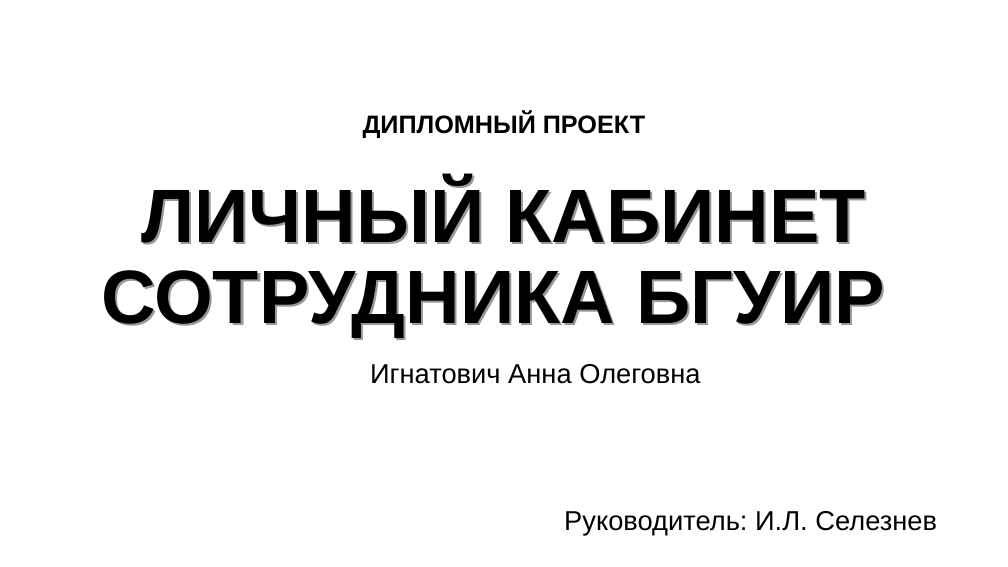
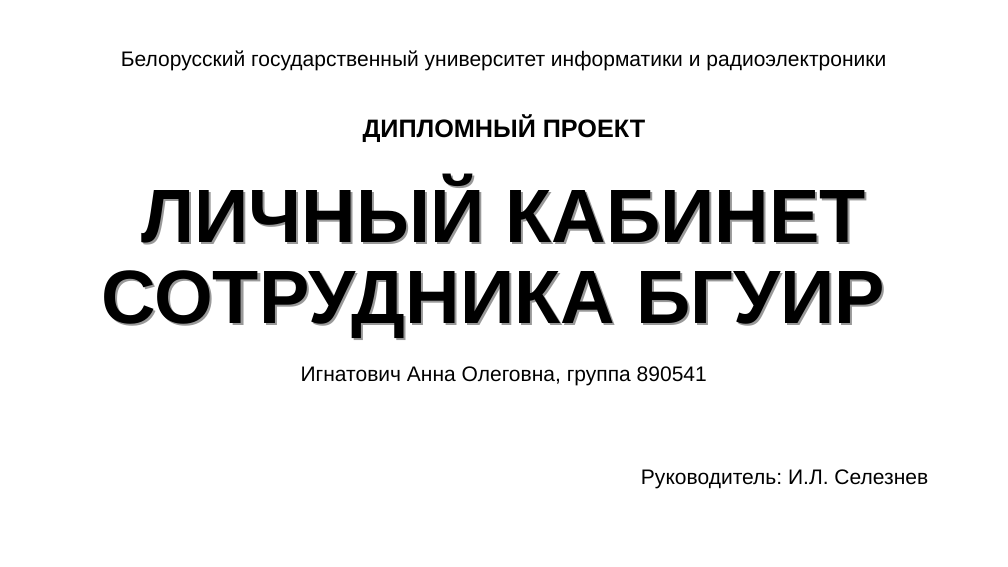
Before and after one commit to AusaSwart/Diploma_documentation, a slide deck: slide 1 of Disk/Презентация.pps. Drawn at 1008x567 pixels with LibreOffice and Linux fonts; fonts in the diff are those of the drawing. Boxes give left, top, right and bottom in pixels: in the first picture for what was removed or moved away, otherwise in the second. Text is boxed around its words. In the diff, an @@ line names an element or a change of style, - is before the commit and + after.

```diff
--- a/Disk/Презентация.pps
+++ b/Disk/Презентация.pps
@@ text added at (121,50,886,70), 20 pt, text #000000 @@
+Белорусский государственный университет информатики и радиоэлектроники
@@ text "ДИПЛОМНЫЙ ПРОЕКТ": place and size @@
-text "ДИПЛОМНЫЙ ПРОЕКТ" at (363,112,645,138)
+text "ДИПЛОМНЫЙ ПРОЕКТ" at (363,116,645,142)
@@ subtitle at (301,366,707,385): text changed; size 26 to 20 pt @@
-Игнатович Анна Олеговна
-Руководитель: И.Л. Селезнев
+Игнатович Анна Олеговна, группа 890541
@@ text added at (641,469,928,488), 20 pt, text #000000 @@
+Руководитель: И.Л. Селезнев
```
Also in this commit, not shown: 3 other slides changed, 3 slides added, 2 slides removed, 14 other files.
